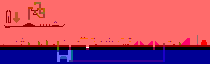
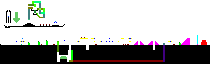
Before/after of a 210px x 64px layered artwork. What changed in the layer stack:
hid "PlayerVision", blend other → normal over [0, 0, 210, 64]
"PipeNetwork": blend other → normal, painted on it over [28, 1, 165, 62]
hid "Trigger", blend other → normal over [3, 22, 155, 50]
"Entities": blend other → normal, painted on it over [13, 12, 198, 59]
"Blocks": blend other → normal, painted on it over [0, 0, 210, 64]
